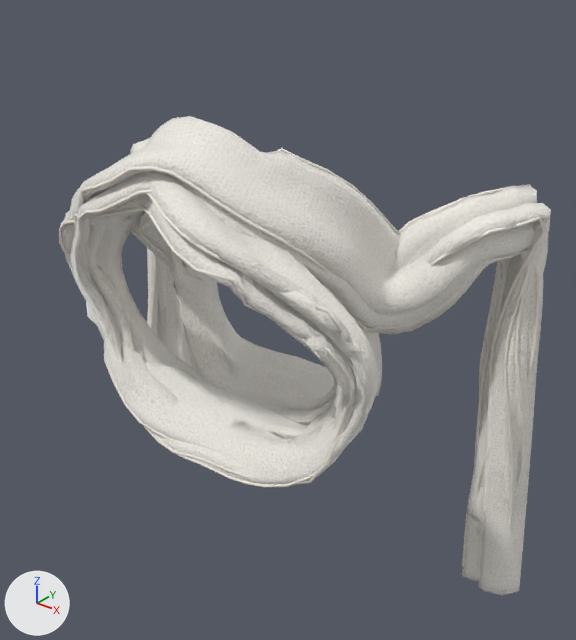
A saved change to the glTF model play/models/towel-stage/towel/towel_sim.glb.
One viewpoint serves both versions: a 50 mm lens placed at (0.267, -0.387, 0.157), pointed at (0.008, -0.063, -0.044). The lights are fixed; the arrows at lower left show +X, +Y and +Z. The older version comes first. Where no turn or scale is listed for an object, it has been applied to the vertices.

Objects in the first picture: 'towel_patient01', 'towel_patient02', 'towel_patient03', 'towel_patient04', 'towel_patient05'.
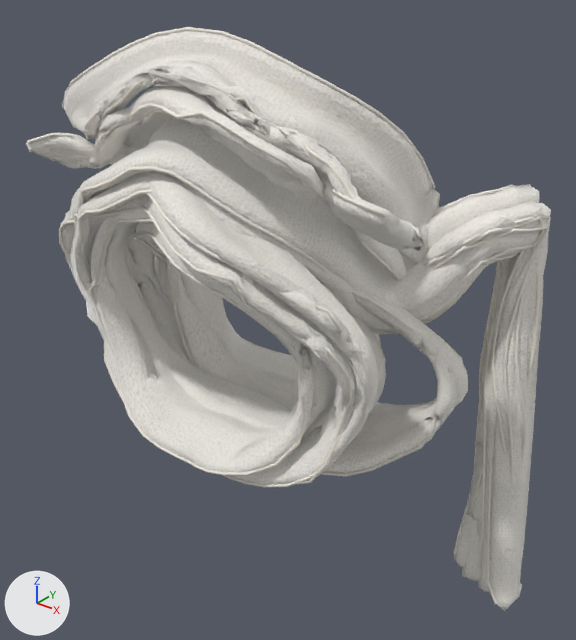
Location of each change, [x1, y1, x2, y2] in pixels of the pictures (576 x 640 px):
'towel_patient08', added: after [26, 27, 440, 281]
    faces in mat_towel_cloth: [26, 30, 440, 281]
    faces in mat_stage_towel_cord (white #f4efe4): [27, 27, 435, 281]
'towel_patient06', added: after [89, 184, 541, 476]
    faces in mat_towel_cloth: [91, 188, 539, 472]
    faces in mat_stage_towel_cord (white #f4efe4): [89, 184, 541, 476]
'towel_patient09', added: after [164, 201, 543, 477]
    faces in mat_towel_cloth: [164, 201, 543, 474]
    faces in mat_stage_towel_cord (white #f4efe4): [171, 217, 535, 477]
'towel_patient07', added (mostly hidden): after [155, 218, 551, 611]
    faces in mat_towel_cloth: [156, 218, 551, 611]
    faces in mat_stage_towel_cord (white #f4efe4): [155, 227, 549, 604]
'towel_patient10', added (mostly hidden): after [126, 223, 540, 549]
    faces in mat_towel_cloth: [126, 223, 540, 549]
    faces in mat_stage_towel_cord (white #f4efe4): [141, 245, 534, 542]
'towel_patient04', unchanged, covered by the edit: before [130, 137, 551, 595]; after [155, 203, 551, 592]
'towel_patient03', unchanged, covered by the edit: before [74, 188, 534, 535]; after [74, 198, 528, 535]

Edits to the bpy script that builds the scene:
```text
Add me_towel_patient10:
    me_towel_patient10.from_pydata(...)  # 4360 vertices, 8700 faces; spans x -0.144..0.144, y -0.186..-0.053, z -0.113..0.113
    # faces by material slot: [6972, 1728]
    me_towel_patient10.materials.append(mat_towel_cloth)
    me_towel_patient10.materials.append(mat_stage_towel_cord)  # white #f4efe4
Add me_towel_patient09:
    me_towel_patient09.from_pydata(...)  # 4360 vertices, 8700 faces; spans x -0.152..0.138, y -0.241..-0.131, z -0.04..0.116
    # faces by material slot: [6972, 1728]
    me_towel_patient09.materials.append(mat_towel_cloth)
    me_towel_patient09.materials.append(mat_stage_towel_cord)  # white #f4efe4
Add me_towel_patient08:
    me_towel_patient08.from_pydata(...)  # 4360 vertices, 8700 faces; spans x -0.198..0.046, y -0.187..-0.064, z -0.137..0.022
    # faces by material slot: [6972, 1728]
    me_towel_patient08.materials.append(mat_towel_cloth)
    me_towel_patient08.materials.append(mat_stage_towel_cord)  # white #f4efe4
Add me_towel_patient07:
    me_towel_patient07.from_pydata(...)  # 4360 vertices, 8700 faces; spans x -0.162..0.162, y -0.2..-0.085, z -0.119..0.119
    # faces by material slot: [6972, 1728]
    me_towel_patient07.materials.append(mat_towel_cloth)
    me_towel_patient07.materials.append(mat_stage_towel_cord)  # white #f4efe4
Add me_towel_patient06:
    me_towel_patient06.from_pydata(...)  # 4360 vertices, 8700 faces; spans x -0.145..0.145, y -0.161..0.007, z -0.127..0.127
    # faces by material slot: [6972, 1728]
    me_towel_patient06.materials.append(mat_towel_cloth)
    me_towel_patient06.materials.append(mat_stage_towel_cord)  # white #f4efe4
Add ob_towel_patient10:
    ob_towel_patient10 = bpy.data.objects.new('towel_patient10', me_towel_patient10)
    ob_towel_patient10.location = (0.0005, 0.0546, -0.0718)
Add ob_towel_patient09:
    ob_towel_patient09 = bpy.data.objects.new('towel_patient09', me_towel_patient09)
    ob_towel_patient09.location = (0.0026, 0.1316, -0.0745)
Add ob_towel_patient08:
    ob_towel_patient08 = bpy.data.objects.new('towel_patient08', me_towel_patient08)
    ob_towel_patient08.location = (0.0699, 0.0352, 0.0972)
Add ob_towel_patient07:
    ob_towel_patient07 = bpy.data.objects.new('towel_patient07', me_towel_patient07)
    ob_towel_patient07.location = (-0.0086, 0.0916, -0.0793)
Add ob_towel_patient06:
    ob_towel_patient06 = bpy.data.objects.new('towel_patient06', me_towel_patient06)
    ob_towel_patient06.location = (-0.0039, 0.0051, -0.0711)
```
